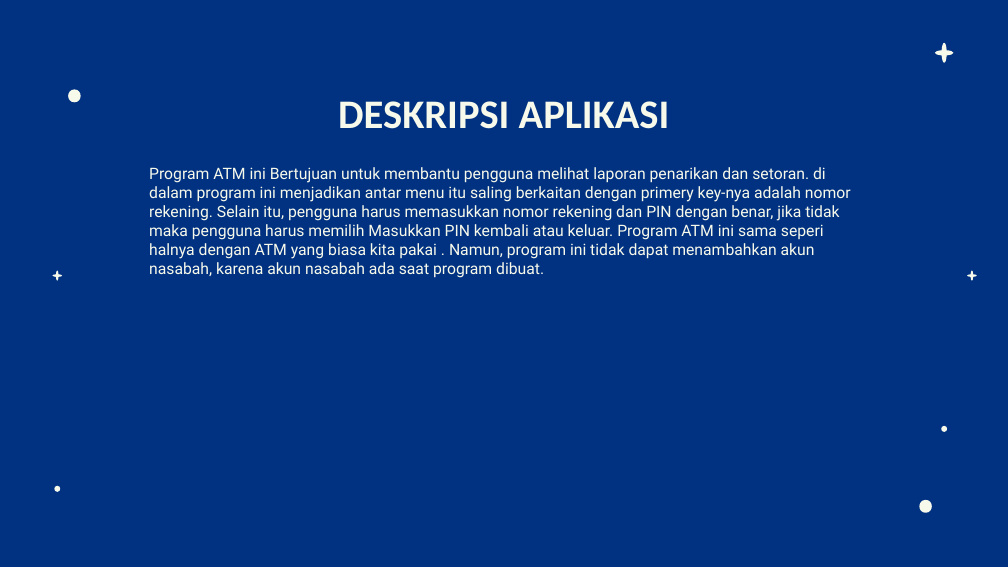
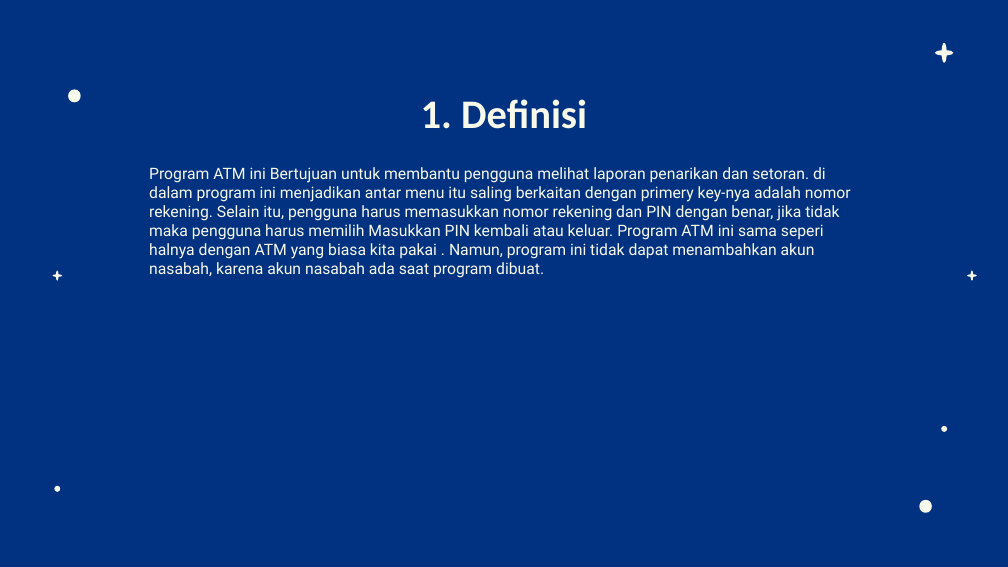
Before and after one commit to fikrihidayatulloh16/Tubesatm13, a slide deck: slide 3 of PPT KELOMPOK 13 ATM.pptx (slide 2 before the commit). Drawn at 1008x567 pixels with LibreOffice and Linux fonts; fonts in the diff are those of the drawing. Boxes give left, top, right and bottom in pixels: in the first picture for what was removed or moved away, otherwise in the second. Text is boxed around its words. In the diff, an @@ line names an element or a change of style, - is before the commit and + after.

```diff
--- a/PPT KELOMPOK 13 ATM.pptx
+++ b/PPT KELOMPOK 13 ATM.pptx
@@ title at <box>421,99,587,129</box>: text changed @@
-DESKRIPSI APLIKASI
+1. Definisi
```
Also in this commit, not shown: 3 other slides changed, 9 slides added, 1 other file.
